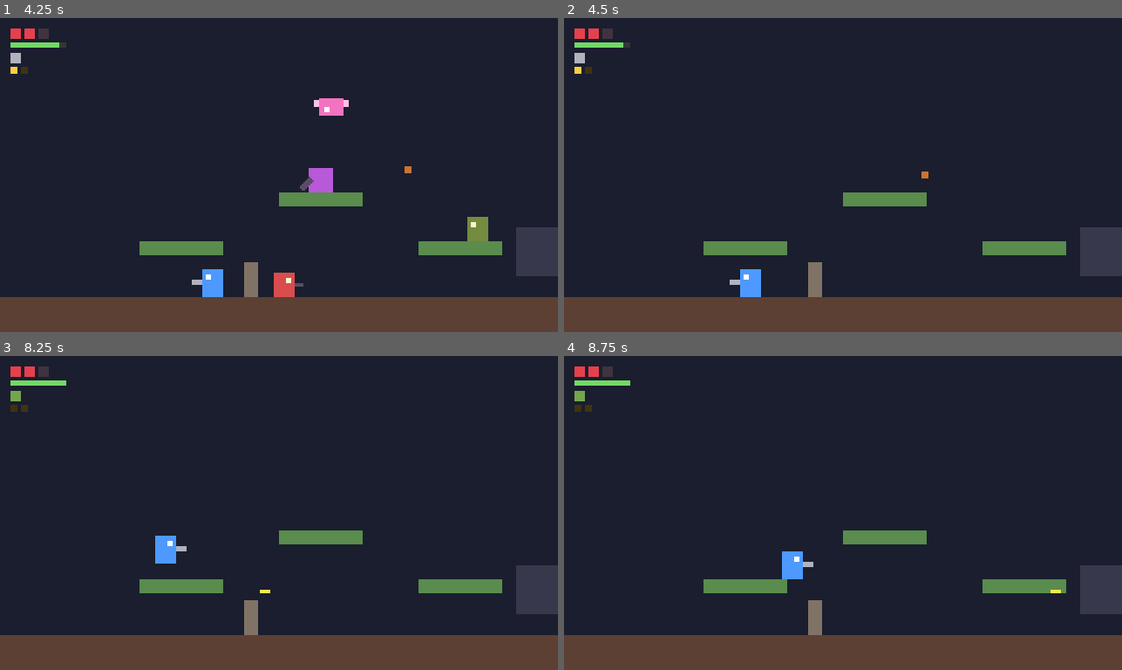
Above: before the commit, frames 1-4 (two rows, left to right).
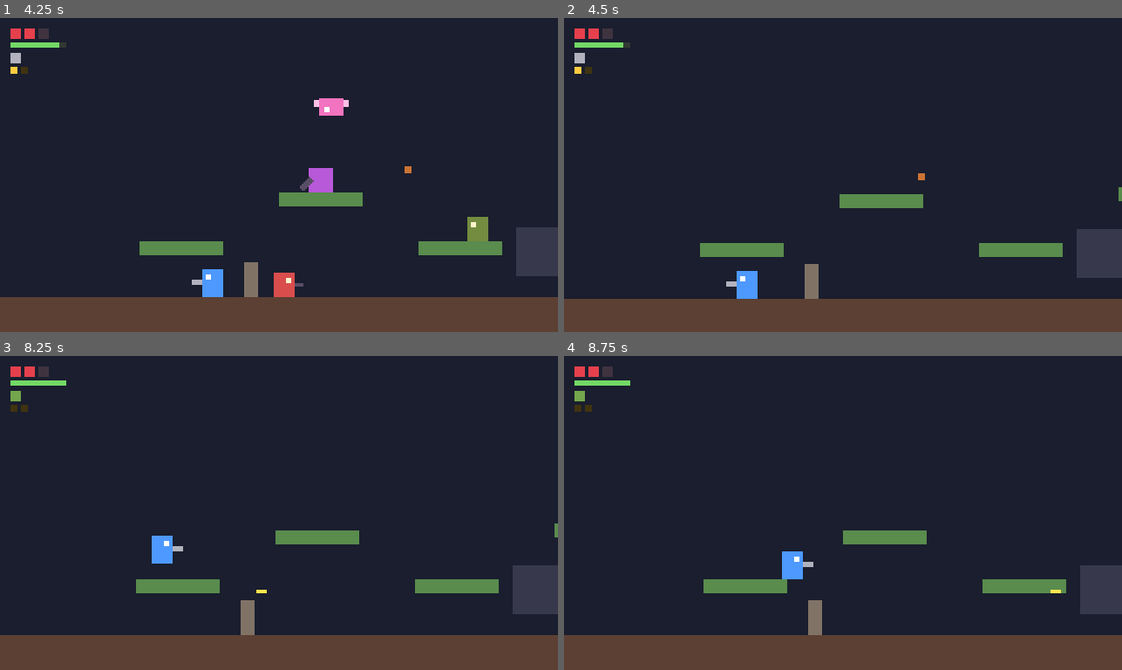
Above: after the commit, the same moments.

Repository: larrycxcx/zonebreaker-public
Game: Godot game, scene res://scenes/main.tscn
Same seed, same stepped clock (60 frames per second), same inputs: the game is played once before the commit and once after it. Sound files missing from this copy of the repository are replaced by a short silence.
Inputs (mouse positions are in pixels of both pictures, inside the frame that each line leads up to):
- Up to frame 1 (4.25 s): tap Enter at 0.5, 3.5 s; move the mouse to (401, 159) at 0.52 s; hold Ctrl (crouch) 0.53-1.28 s; hold D (move_right) 0.53-2.03 s; click (401, 159) at 0.67 s; tap Space (jump) at 0.77, 1.07, 1.52, 1.82, 2.75, 3.02, 3.05, 3.32, 3.6, 3.77, 4.07 s; tap J (shoot) at 0.8, 1.35 s; move the mouse to (167, 190) at 1.27 s; tap Alt (sprint) at 1.55 s; move the mouse to (334, 105) at 2.02 s; hold A (move_left) 2.03-2.78 s; hold Alt (sprint) 2.03-2.78 s; tap K (ultimate) at 2.3, 2.85 s; move the mouse to (251, 237) at 2.77 s; hold D (move_right) from 2.78 s (still down); click (251, 237) at 2.92 s; move the mouse to (446, 222) at 3.52 s; hold Ctrl (crouch) from 3.53 s (still down)
- Up to frame 2 (4.5 s): tap Space (jump) at 4.25 s; move the mouse to (675, 127) at 4.27 s; release D (move_right) at 4.28 s; release Ctrl (crouch) at 4.28 s; hold A (move_left) from 4.28 s (still down); tap S (aim_down) at 4.35 s
- Up to frame 3 (8.25 s): tap Space (jump) at 4.52, 4.82, 6.02, 6.32, 6.77, 6.8, 7.07, 7.25, 7.52, 7.82 s; tap J (shoot) at 4.55 s; move the mouse to (306, 513) at 5.02 s; release A (move_left) at 5.03 s; hold D (move_right) 5.03-5.78 s; hold W (aim_up) 5.03-5.78 s; click (306, 513) at 5.17 s; tap Alt (sprint) at 5.3, 7.35 s; move the mouse to (195, 434) at 5.77 s; hold A (move_left) 5.78-7.28 s; tap Ctrl (crouch) at 5.85, 7.55 s; tap K (ultimate) at 6.05 s; tap Enter at 6.5 s; move the mouse to (401, 497) at 6.52 s; hold J (shoot) 6.53-7.28 s; move the mouse to (167, 528) at 7.27 s; hold D (move_right) from 7.28 s (still down); click (167, 528) at 7.42 s; move the mouse to (334, 443) at 8.02 s; hold J (shoot) from 8.03 s (still down); tap Shift (switch_weapon) at 8.1 s
- Up to frame 4 (8.75 s): keep holding D (move_right); keep holding J (shoot)

Frame 1 is identical in both runs. In frame 2, 1.8% of the frame differs, in the area x 0-100%, y 48-90%; in frame 3, 0.6%; in frame 4, nothing differs.

Commit message:
Add screen shake and recoil, finishing step 3
The camera listens to the same event bus and shakes by a per-event
amount: a light nudge when the player fires, harder for explosions and
the ultimate. It only moves the camera's offset, never its follow
position or the level limits, and it keeps running during the ultimate's
freeze. strength_scale turns the whole thing down or off.

Firing also kicks the player's visual back 2px and springs it back. The
body, collision box, muzzle and bullets are untouched - the visual's
position is now the sum of its resting place (which lying down lowers)
and the kick, so the two cannot wipe each other out.

Co-Authored-By: Claude Opus 5 <noreply@anthropic.com>

Diff:
--- a/scenes/main.tscn
+++ b/scenes/main.tscn
@@ -13,6 +13,7 @@
 [ext_resource type="PackedScene" path="res://scenes/boss_a.tscn" id="11"]
 [ext_resource type="PackedScene" path="res://scenes/enemy_walker_f.tscn" id="12"]
 [ext_resource type="Script" path="res://scripts/fx.gd" id="13"]
+[ext_resource type="Script" path="res://scripts/screen_shake.gd" id="17"]
 [ext_resource type="PackedScene" path="res://scenes/muzzle_flash.tscn" id="14"]
 [ext_resource type="PackedScene" path="res://scenes/hit_spark.tscn" id="15"]
 [ext_resource type="PackedScene" path="res://scenes/impact_spark.tscn" id="16"]
@@ -131,6 +132,7 @@
 position = Vector2(32, 152)
 
 [node name="Camera2D" type="Camera2D" parent="Player"]
+script = ExtResource("17")
 limit_left = 0
 limit_top = 0
 limit_right = 640
--- a/scripts/player.gd
+++ b/scripts/player.gd
@@ -75,6 +75,10 @@
 ## 敌人子弹离地面只有 6~8px（枪口在敌人身体中线），趴下后必须矮于 6px 才躲得开，取 4px 留 2px 余量。
 const CROUCH_HEIGHT := 4.0
 const HURTBOX_STAND_HEIGHT := 18.0
+## 开枪时外观往反方向弹开多少像素（后坐力，纯表现，不动身体和判定）。
+const RECOIL_DISTANCE := 2.0
+## 后坐力每秒回复多少像素。
+const RECOIL_RECOVER := 40.0
 ## 从单向平台上跳下来时，忽略那块平台多久（秒）。够落下一个身位就行，太长会穿过下一层平台。
 const DROP_THROUGH_TIME := 0.25
 ## 跳下来那一下先给一点向下的速度，好立刻脱离地面。
@@ -100,6 +104,9 @@
 var _ultimate := WeaponSlot.new()
 ## Visual 下每个子节点朝右时的横向位置，翻转时按它镜像（见 VisualFlip）。
 var _visual_bases := {}
+## 外观本来该在的位置（趴下时整体下移），和后坐力的临时偏移分开记，免得互相打架。
+var _visual_base := Vector2.ZERO
+var _recoil := Vector2.ZERO
 ## 正在穿过的那块单向平台（跳下平台时临时忽略它的碰撞）。
 var _dropping_platform: Platform
 var _drop_timer := 0.0
@@ -158,6 +165,7 @@
 	_handle_ultimate()
 	_handle_switch()
 	_handle_shoot(delta)
+	_update_recoil(delta)
 	_update_invincibility(delta)
 	_shield_timer -= delta
 	_check_contact_damage()
@@ -320,7 +328,8 @@
 	_hurtbox_shape.position.y = lowered
 	# 占位美术直接纵向压扁；第 4 步换成精灵图后这里改成切换动画。
 	_visual.scale.y = height / STAND_HEIGHT
-	_visual.position.y = lowered
+	_visual_base.y = lowered
+	_visual.position = _visual_base + _recoil
 
 
 ## 碰撞体中心的世界坐标。趴下时比 global_position 低 6px，敌人的视线要瞄这里。
@@ -440,6 +449,7 @@
 func _shoot(direction: Vector2) -> void:
 	last_muzzle_position = _muzzle_position(direction)
 	last_shot_direction = direction
+	_recoil = -direction * RECOIL_DISTANCE
 	current_slot().fire(get_parent(), last_muzzle_position, direction, self)
 
 
@@ -456,6 +466,15 @@
 	return global_position + Vector2(offset.x * facing, offset.y)
 
 
+## 后坐力：开枪那一下外观往反方向弹开，然后弹回原位。
+## 只改 Visual 的位置，身体、碰撞体、枪口、子弹全都不受影响。
+func _update_recoil(delta: float) -> void:
+	if _recoil == Vector2.ZERO:
+		return
+	_recoil = _recoil.move_toward(Vector2.ZERO, RECOIL_RECOVER * delta)
+	_visual.position = _visual_base + _recoil
+
+
 func _update_invincibility(delta: float) -> void:
 	if _invincible_timer <= 0.0:
 		return
--- /dev/null
+++ b/scripts/screen_shake.gd
@@ -0,0 +1,51 @@
+class_name ScreenShake
+extends Camera2D
+## 屏幕抖动：和 `Fx`、`Sfx` 一样是事件总线上的听众，按事件名决定抖多狠。
+##
+## 只改摄像机的 `offset`，不碰跟随玩家的位置，也不碰关卡边界，所以抖完自动回到原位。
+## 每帧朝一个随机方向偏移固定的幅度，再按整像素取整——320×180 的像素画面，半个像素的抖动只会让画面发糊。
+
+## 各事件抖多少像素。玩家自己开枪只抖一点点，爆炸和终极武器最狠。
+const SHAKES := {
+	&"player_shoot": 0.6,
+	&"player_hurt": 2.0,
+	&"player_death": 3.0,
+	&"enemy_death": 1.0,
+	&"explosion": 3.0,
+	&"boss_appear": 2.0,
+	&"ultimate_start": 2.5,
+	&"ultimate_blast": 4.0,
+}
+
+## 整体强度倍率：试玩觉得晃得难受就调小，设 0 就完全不抖。
+@export var strength_scale := 1.0
+## 每秒衰减多少像素（越大停得越快）。
+@export var decay := 14.0
+
+var _strength := 0.0
+
+
+func _ready() -> void:
+	# 终极武器发动时整棵树会暂停，那一下的抖动要照常看得见。
+	process_mode = Node.PROCESS_MODE_ALWAYS
+	GameEvents.event_happened.connect(_on_event)
+
+
+func _on_event(event: StringName, _source: Node) -> void:
+	if SHAKES.has(event):
+		shake(SHAKES[event])
+
+
+## 抖 amount 像素。已经在抖更狠的就保持更狠的，别让小抖动打断大抖动。
+func shake(amount: float) -> void:
+	_strength = maxf(_strength, amount * strength_scale)
+
+
+func _process(delta: float) -> void:
+	if _strength <= 0.0:
+		if offset != Vector2.ZERO:
+			offset = Vector2.ZERO
+		return
+	_strength = move_toward(_strength, 0.0, decay * delta)
+	# 方向随机、幅度固定：两个分量各自随机的话会有相当一部分帧取整成 (0, 0)，抖动会一帧一帧地漏。
+	offset = (Vector2.from_angle(randf() * TAU) * _strength).round()
--- a/tests/run_tests.gd
+++ b/tests/run_tests.gd
@@ -27,6 +27,7 @@
 	"boss_a": "res://tests/test_boss_a.gd",
 	"visuals": "res://tests/test_visuals.gd",
 	"fx": "res://tests/test_fx.gd",
+	"feel": "res://tests/test_feel.gd",
 	"audio": "res://tests/test_audio.gd",
 }
 
--- /dev/null
+++ b/tests/test_feel.gd
@@ -0,0 +1,125 @@
+extends GameTest
+## 打击感：屏幕抖动（摄像机 `ScreenShake`）和开枪后坐力（玩家外观弹一下）。
+## 两者都只改表现——抖动只动摄像机 offset，后坐力只动 Visual 的位置，玩法判定一点都不碰。
+
+func camera() -> ScreenShake:
+	return player.get_node("Camera2D")
+
+
+## 报告一个事件，等抖动生效。
+## 抖动在 _process 里更新（每个画面帧一次），所以要等一个 process_frame，光等物理帧可能还没轮到。
+func report(event: StringName) -> void:
+	GameEvents.report(event, player)
+	await tree.process_frame
+	await frames(1)
+
+
+func test_camera_shakes_on_events() -> void:
+	await reset_scene()
+	await frames(5)
+	check("the camera has the shake script", camera() is ScreenShake)
+	check("resting still", camera().offset == Vector2.ZERO, str(camera().offset))
+	await report(&"explosion")
+	check("an explosion shakes the screen", camera().offset != Vector2.ZERO, str(camera().offset))
+	# 自己停下来
+	for i in 60:
+		await frames(1)
+		if camera().offset == Vector2.ZERO:
+			break
+	check("and settles back on its own", camera().offset == Vector2.ZERO, str(camera().offset))
+
+
+func test_bigger_events_shake_harder() -> void:
+	await reset_scene()
+	await frames(5)
+	var shot: float = ScreenShake.SHAKES[&"player_shoot"]
+	var blast: float = ScreenShake.SHAKES[&"ultimate_blast"]
+	check("firing barely shakes", shot <= 1.0, str(shot))
+	check("the ultimate shakes hard", blast >= 3.0, str(blast))
+	check("an explosion shakes more than a shot", ScreenShake.SHAKES[&"explosion"] > shot)
+	# 强度直接反映在抖动幅度上
+	camera()._strength = 0.0
+	await report(&"player_shoot")
+	var small := camera().offset.length()
+	camera()._strength = 0.0
+	await report(&"ultimate_blast")
+	check("a blast moves the camera further than a shot", camera().offset.length() > small,
+		"%.1f vs %.1f" % [camera().offset.length(), small])
+
+
+func test_shake_does_not_move_the_camera_itself() -> void:
+	# 抖动只改 offset：摄像机跟随玩家的位置和关卡边界都不受影响
+	await reset_scene()
+	player.global_position = Vector2(200, 152)
+	await frames(5)
+	var position_ := camera().position
+	await report(&"explosion")
+	await frames(3)
+	check("camera position untouched", camera().position == position_, str(camera().position))
+	check("limits untouched", camera().limit_left == 0 and camera().limit_right == 640)
+
+
+func test_shake_can_be_turned_off() -> void:
+	await reset_scene()
+	await frames(5)
+	camera().strength_scale = 0.0
+	await report(&"ultimate_blast")
+	await frames(3)
+	check("strength_scale 0 means no shake at all", camera().offset == Vector2.ZERO, str(camera().offset))
+
+
+func test_shake_runs_during_the_ultimate_freeze() -> void:
+	# 终极武器把整棵树暂停了，那一下的抖动还得看得见
+	await reset_scene()
+	check("the camera keeps processing while paused", camera().process_mode == Node.PROCESS_MODE_ALWAYS)
+
+
+func test_firing_kicks_the_visual_back() -> void:
+	await reset_scene()
+	player.global_position = Vector2(200, 152)
+	player.velocity = Vector2.ZERO
+	player.facing = 1
+	await frames(10)
+	check("setup: visual at rest", player._visual.position == Vector2.ZERO, str(player._visual.position))
+	var body := player.global_position
+	player._shoot(Vector2.RIGHT)
+	await frames(1)
+	check("firing right kicks the visual left", player._visual.position.x < 0.0, str(player._visual.position))
+	check("the body itself does not move", player.global_position == body, str(player.global_position))
+	for i in 30:
+		await frames(1)
+		if player._visual.position == Vector2.ZERO:
+			break
+	check("the kick springs back", player._visual.position == Vector2.ZERO, str(player._visual.position))
+
+
+func test_the_kick_follows_the_shot_direction() -> void:
+	await reset_scene()
+	player.global_position = Vector2(200, 152)
+	player.velocity = Vector2.ZERO
+	await frames(10)
+	player._shoot(Vector2.UP)
+	await frames(1)
+	check("firing up kicks the visual down", player._visual.position.y > 0.0, str(player._visual.position))
+
+
+func test_recoil_does_not_break_lying_down() -> void:
+	# 趴下会把整个 Visual 下移，后坐力是加在那个位置上的偏移，两者不能打架
+	await reset_scene()
+	player.global_position = Vector2(200, 152)
+	player.velocity = Vector2.ZERO
+	await frames(10)
+	# 开枪之后立刻趴下：这一帧「趴下的下移」和「后坐力的偏移」必须同时生效，谁也别把谁抹掉
+	player._shoot(Vector2.RIGHT)
+	Input.action_press("crouch")
+	await frames(1)
+	var both := player._visual.position
+	check("the kick and lying down stack instead of overwriting each other",
+		both.x < 0.0 and both.y > 0.0, str(both))
+	await frames(10)
+	var lowered := player._visual.position
+	check("lying down lowers the visual", lowered.y > 0.0, str(lowered))
+	check("and the kick is gone by then", is_zero_approx(lowered.x), str(lowered))
+	Input.action_release("crouch")
+	await frames(20)
+	check("standing up puts it back exactly", player._visual.position == Vector2.ZERO, str(player._visual.position))
Not shown, added: scripts/screen_shake.gd.uid
Not shown, added: tests/test_fx.gd.uid
